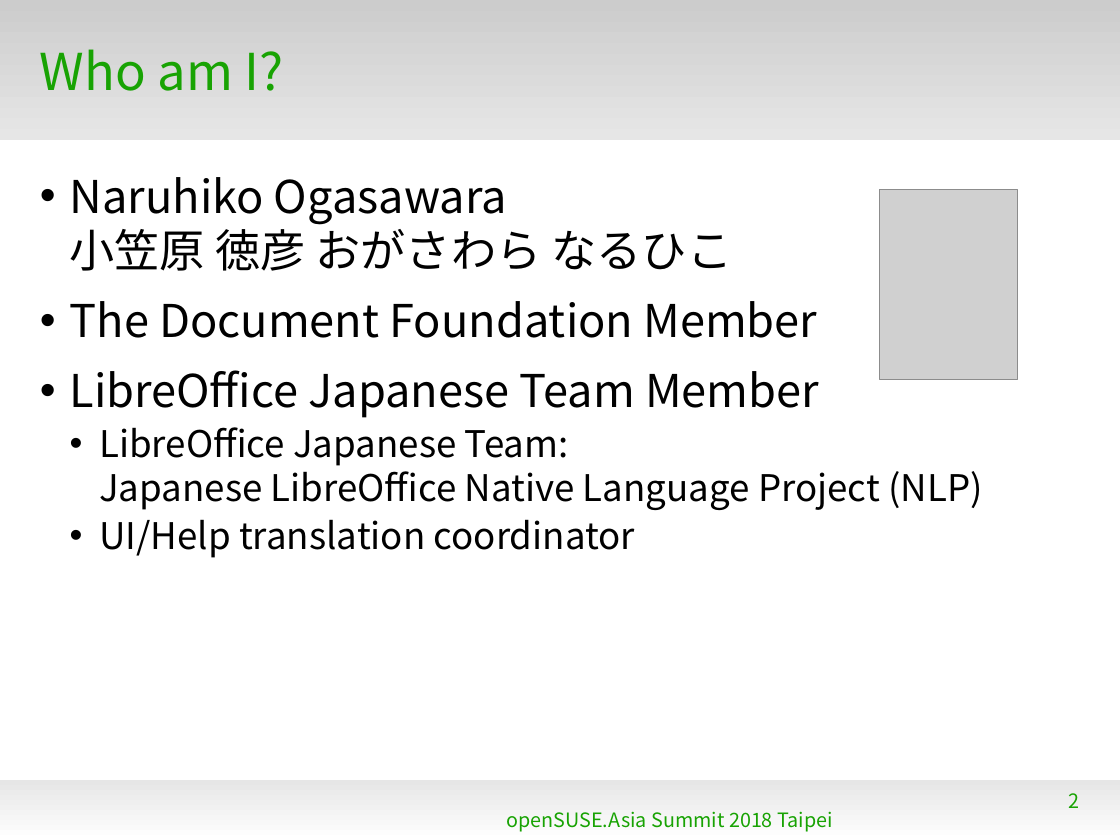
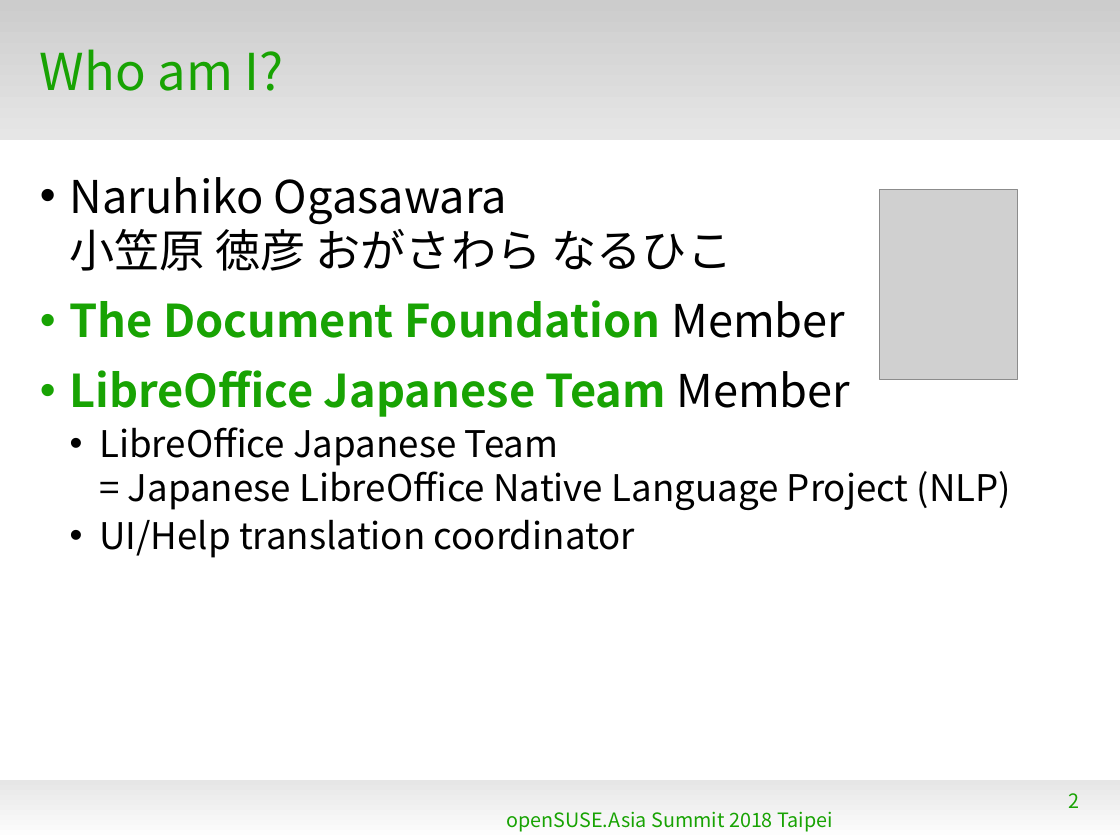
Before and after one commit to naruoga/KantoLibreOffice, a slide deck: slide 2 of 2018-08-openSUSEasia/LatestLibreOffice-openSUSEAsia2018.odp. Drawn at 1120x840 pixels with LibreOffice and Linux fonts; fonts in the diff are those of the drawing; grey boxes stand for pictures; background and template pictures are left out. Boxes give left, top, right and bottom in pixels: in the first picture for what was removed or moved away, otherwise in the second. Text is boxed around its words. In the diff, an @@ line names an element or a change of style, - is before the commit and + after.

```diff
--- a/2018-08-openSUSEasia/LatestLibreOffice-openSUSEAsia2018.odp
+++ b/2018-08-openSUSEasia/LatestLibreOffice-openSUSEAsia2018.odp
@@ text at [70, 300, 850, 417]: text colour #000000 to #18A303, bold on in "The Document Foundation", "LibreOffice Japanese Team" @@
@@ text at [99, 427, 1011, 510]: text changed @@
-  • LibreOffice Japanese Team:
-    Japanese LibreOffice Native Language Project (NLP)
+  • LibreOffice Japanese Team
+    = Japanese LibreOffice Native Language Project (NLP)
```
Also in this commit, not shown: 5 other slides changed, 31 slides added, 3 slides removed.
